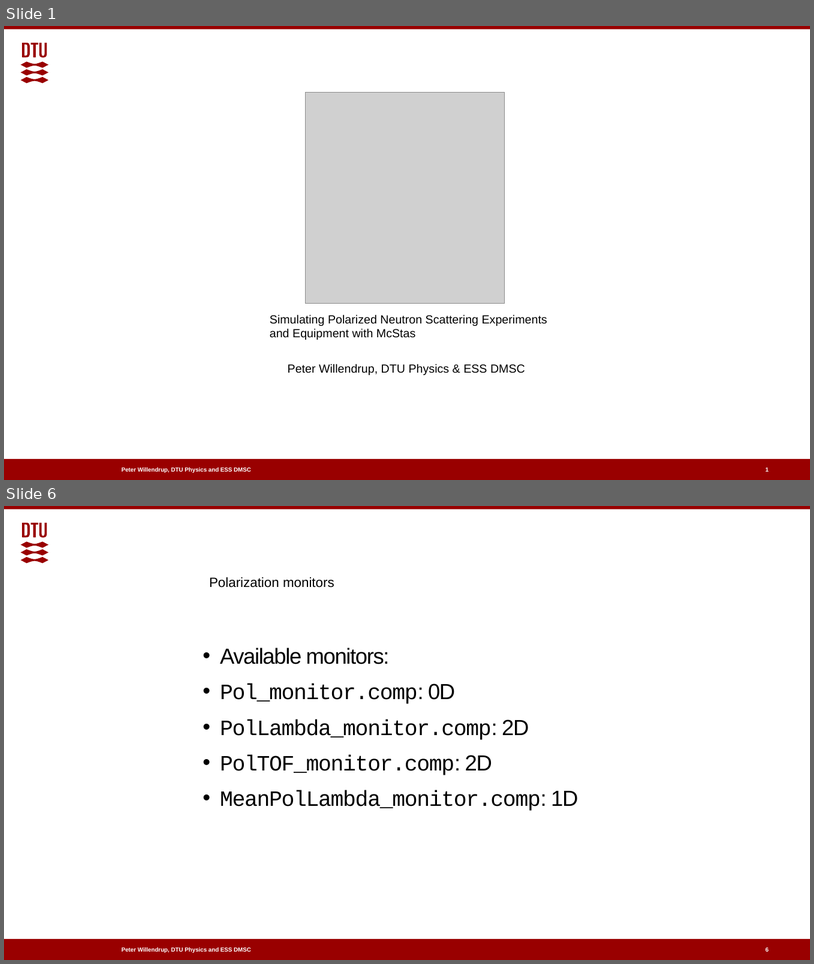
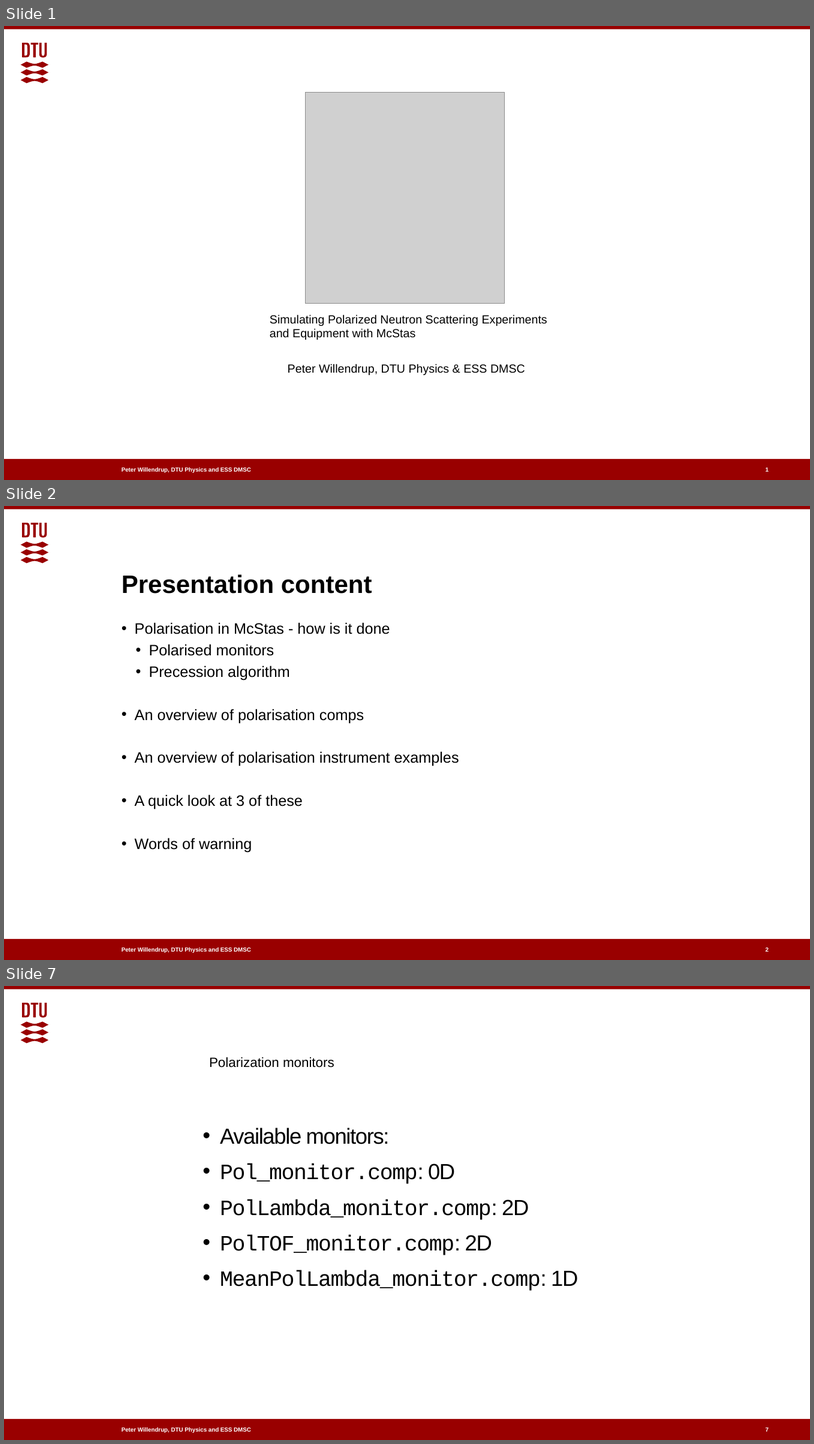
Before and after one commit to McStasMcXtrace/Schools, a slide deck: 2022/ESS_May_June_2022/Day4_Tuesday_July_5th/09_Polarisation/Polarised_neutrons_in_McStas.pptx. Shown one above the other, each under a label of ours: slides 1 and 6 before the commit, slides 1, 2 and 7 after it; the slides between them are not shown. The pictures are 814x964 and 814x1444 pixels, drawn with LibreOffice and Linux fonts; fonts in the diff are those of the drawing; grey boxes stand for pictures; background and template pictures are left out. Boxes give left, top, right and bottom in pixels: in the first picture for what was removed or moved away, otherwise in the second. Text is boxed around its words. In the diff, an @@ line names an element or a change of style, - is before the commit and + after.

```diff
--- a/2022/ESS_May_June_2022/Day4_Tuesday_July_5th/09_Polarisation/Polarised_neutrons_in_McStas.pptx
+++ b/2022/ESS_May_June_2022/Day4_Tuesday_July_5th/09_Polarisation/Polarised_neutrons_in_McStas.pptx
@@ slide 2 added at (4,506,810,960), background #FFFFFF; not listed: 4 template elements that a slide beside it also shows @@
@@ title added at (122,574,372,594), 30 pt, text #000000, bold @@
+Presentation content
@@ text added at (135,622,459,853), 18 pt, text #000000 @@
+• Polarisation in McStas - how is it done
+  • Polarised monitors
+  • Precession algorithm
+• An overview of polarisation comps
+• An overview of polarisation instrument examples
+• A quick look at 3 of these
+• Words of warning
@@ page number added at (766,948,769,952), 7 pt, text #FFFFFF, bold @@
+2
@@ what was slide 6 is now slide 7 @@
@@ page number at (766,1428,769,1432): text changed @@
-6
+7
```
Also in this commit, not shown: 8 slides changed, 6 other slides added, 2 other files.
